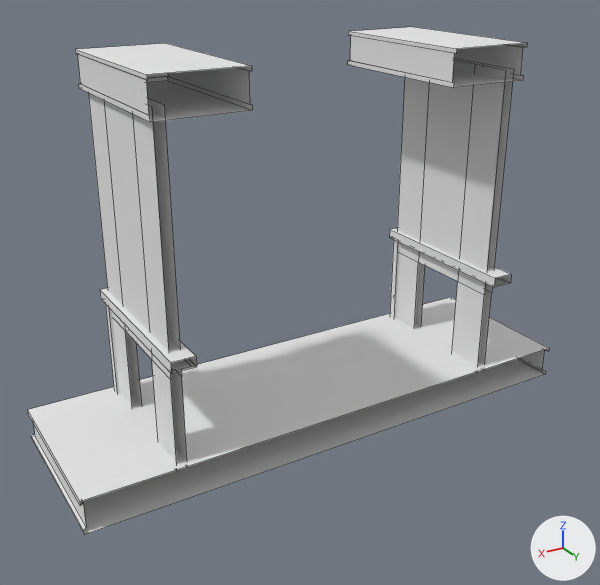
Before and after pictures for a commit that changed the OBJ model Assets/Alexander/Meshes/Level_2/Meshes/balcony_lvl_2.obj.
Rendered twice from a camera (50 mm lens) standing at (11.97, 19.56, 13.7) and looking at (0.72, 0.81, 4.33). The lights are fixed; the arrows at lower right show +X, +Y and +Z. Mesh edges are drawn as thin lines. Where no turn or scale is listed for an object, it has been applied to the vertices.

Before the edit, the objects in view are built like this:
```python
me_balcony_lvl_2 = bpy.data.meshes.new('balcony_lvl_2')
me_balcony_lvl_2.from_pydata(...)  # 156 vertices, 109 faces; spans x -8.0..8.0, y -2.5..2.8, z 0.0..11.0
me_balcony_lvl_2.materials.append(mat_initialshadinggroup)  # white #e7e7e7
ob_balcony_lvl_2 = bpy.data.objects.new('balcony_lvl_2', me_balcony_lvl_2)
ob_balcony_lvl_2.location = (0.0, 0.0, 0.0)
```
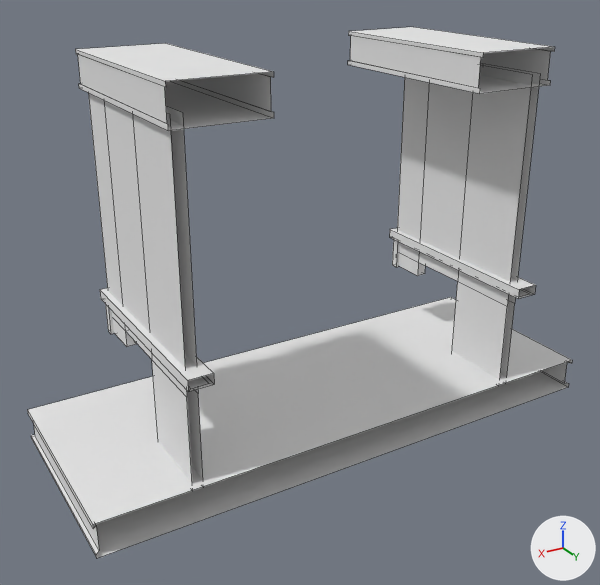
Where the change shows, as pixel boxes (x1, y1, x2, y2) in the pictures (600 x 585 px):
'balcony_lvl_2', reshaped
    before: (27, 27, 549, 535)
    after: (27, 27, 572, 558)

The change in detail:
me_balcony_lvl_2 is used by ob_balcony_lvl_2; location (0.0, 0.0, 0.0).
me_balcony_lvl_2 had 156 vertices, 109 faces and spanned x -8.0..8.0, y -2.5..2.8, z 0.0..11.0.
me_balcony_lvl_2 now has 156 vertices, 115 faces and spans x -8.0..8.0, y -2.5..3.8, z 0.0..11.0.
Part 1, on me_balcony_lvl_2:
4 vertices are removed from x -5.3..5.3, y -1.0, z 0.8.
4 faces are deleted.
60 vertices in x -8.0..8.0, y 2.2..2.8, z 0.0..11.0 move by (0.0, 1.0, 0.0).
8 vertices in x -5.4..5.4, y -2.3..-2.1, z 0.9 move by (0.0, 0.0, 2.1).
4 vertices in x -5.3..5.3, y -2.3, z 0.8 move by (0.0, 0.1, 2.2).
4 vertices are added at (-5.3, -1.0, 3.0), (-5.1, -1.0, 3.0), (5.1, -1.0, 3.0), (5.3, -1.0, 3.0).
10 new faces join them.
